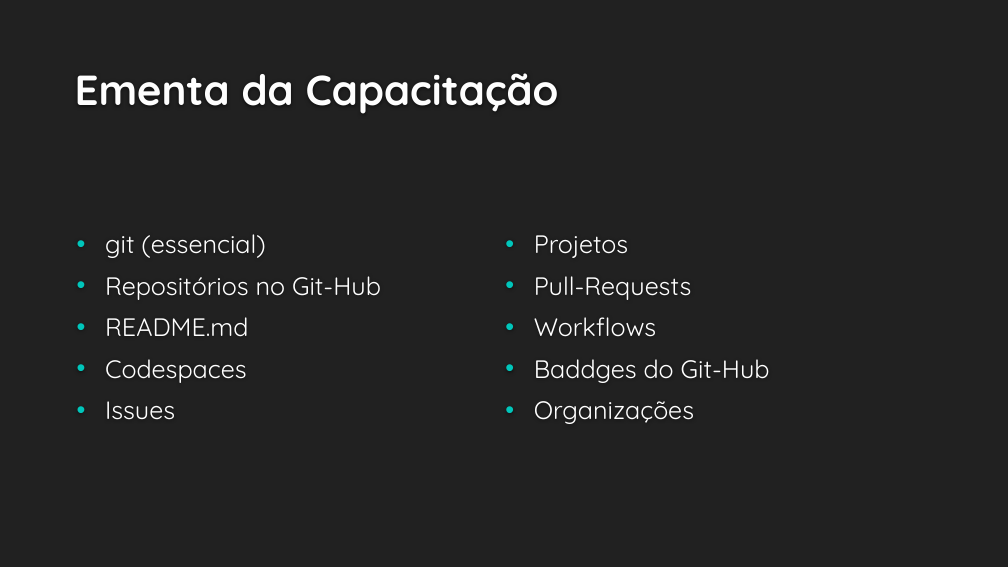
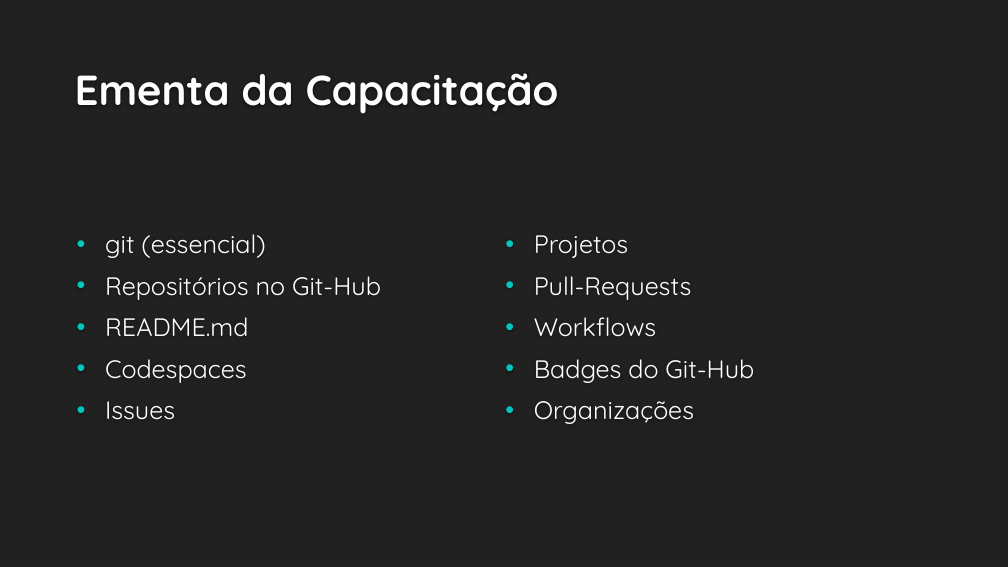
Before and after one commit to RecodeJr/GitHub-Professional, a slide deck: slide 3 of Git-GitHub/Git & Git-Hub – Aprimorando o conhecimento.pptx. Drawn at 1008x567 pixels with LibreOffice and Linux fonts; fonts in the diff are those of the drawing; background and template pictures are left out. Boxes give left, top, right and bottom in pixels: in the first picture for what was removed or moved away, otherwise in the second. Text is boxed around its words. In the diff, an @@ line names an element or a change of style, - is before the commit and + after.

```diff
--- a/Git-GitHub/Git & Git-Hub – Aprimorando o conhecimento.pptx
+++ b/Git-GitHub/Git & Git-Hub – Aprimorando o conhecimento.pptx
@@ text at [534,359,754,383]: text changed @@
-• Baddges do Git-Hub
+• Badges do Git-Hub
```
Also in this commit, not shown: 3 other slides changed, 4 slides added.
